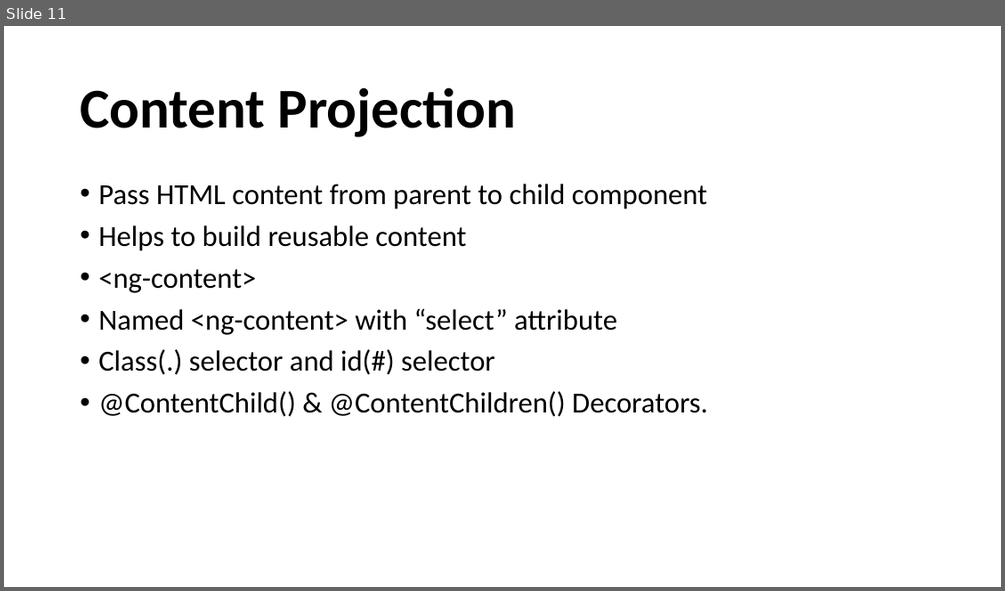
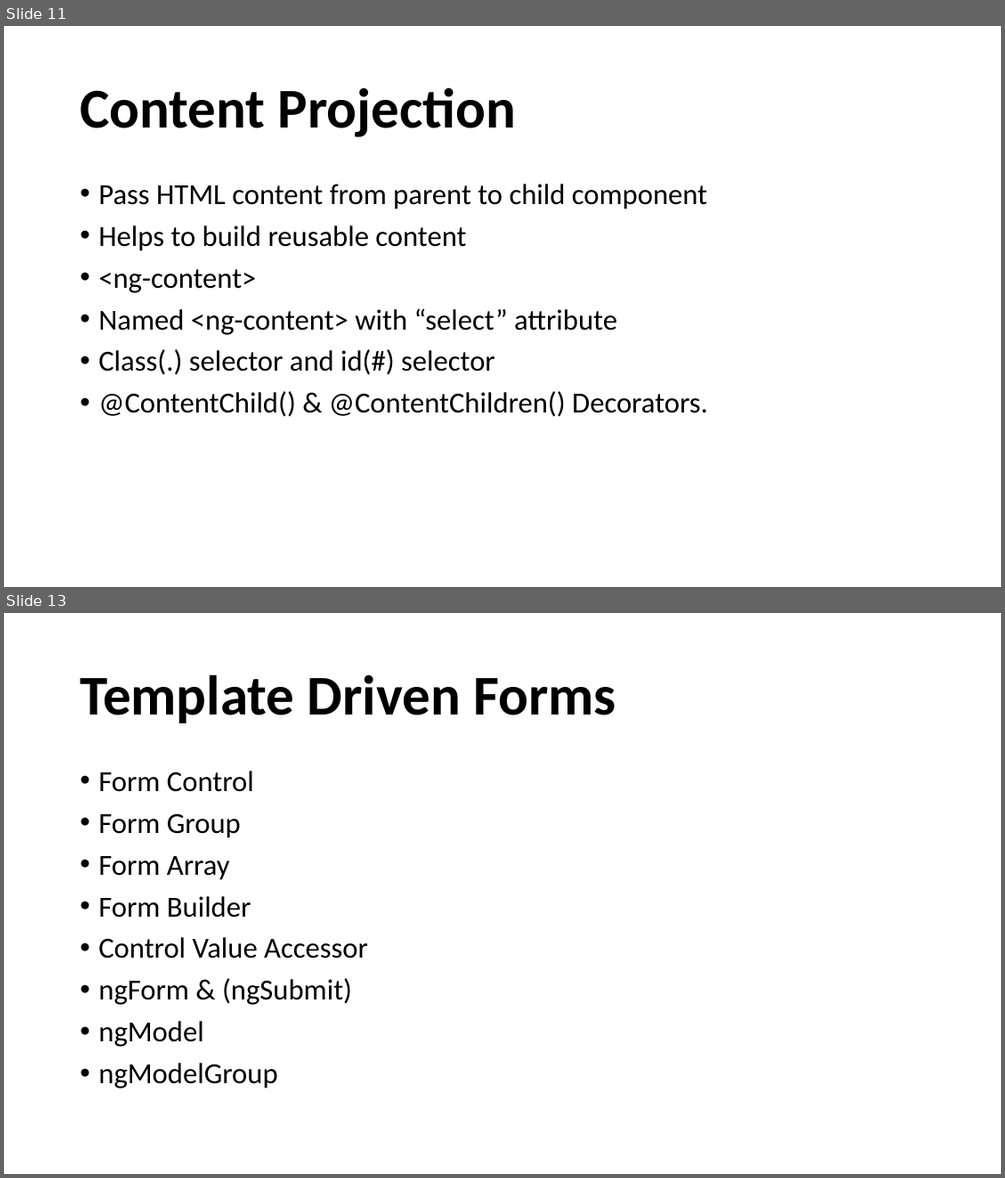
Before and after one commit to raharshi/angular-kh, a slide deck: src/assets/AngularByRaharshi.pptx. Shown one above the other, each under a label of ours: slide 11 before the commit, slides 11 and 13 after it; the slides between them are not shown. The pictures are 1005x591 and 1005x1178 pixels, drawn with LibreOffice and Linux fonts; fonts in the diff are those of the drawing; background and template pictures are left out. Boxes give left, top, right and bottom in pixels: in the first picture for what was removed or moved away, otherwise in the second. Text is boxed around its words. In the diff, an @@ line names an element or a change of style, - is before the commit and + after.

```diff
--- a/src/assets/AngularByRaharshi.pptx
+++ b/src/assets/AngularByRaharshi.pptx
@@ slide 13 added at (4, 613, 1001, 1174), background picture (left out) @@
@@ title added at (80, 674, 616, 723), 54 pt, text #000000, bold @@
+Template Driven Forms
@@ text added at (98, 771, 368, 1088), 28 pt, text #000000 @@
+• Form Control
+• Form Group
+• Form Array
+• Form Builder
+• Control Value Accessor
+• ngForm & (ngSubmit)
+• ngModel
+• ngModelGroup
```
Also in this commit, not shown: 2 other slides added, 3 slides removed.
